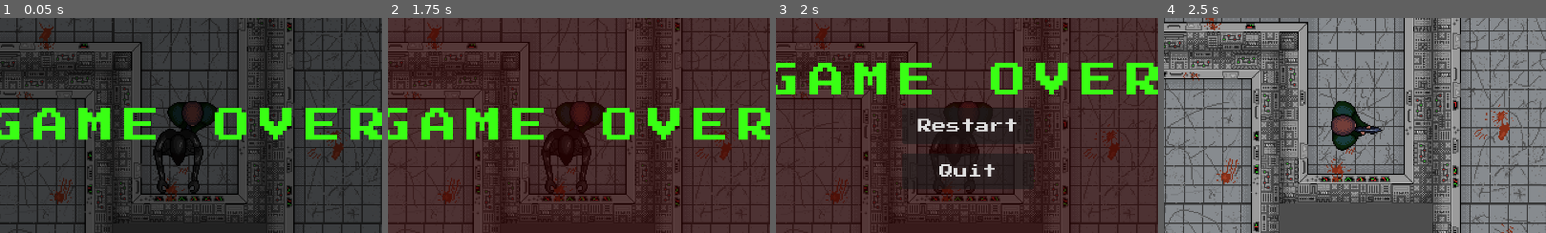
Above: before the commit, frames 1-4 (left to right).
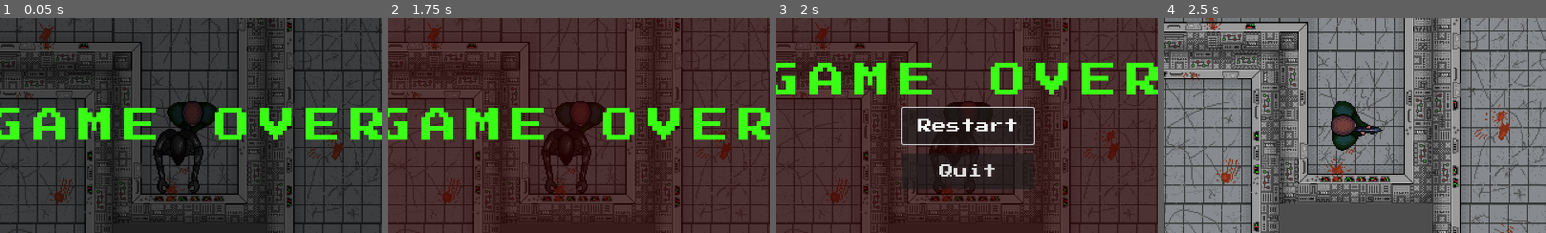
Above: after the commit, the same moments.

Repository: Ben1980/yaab
Game: Godot game, scene res://levels/level.tscn
The game is run twice, just before and just after one commit, with the same random seed, the same clock (stepped at 60 frames per second) and the same inputs.
Inputs (mouse positions are % of the whole screen's width and height, from its top left):
- Up to frame 1 (0.05 s): no input
- Up to frame 2 (1.75 s): tap Enter at 0.5 s; move the mouse to (72, 45) at 0.52 s; hold W (move_up) 0.53-1.28 s; hold Shift (player_run) 0.53-1.28 s; click (72, 45) at 0.67 s; tap Space at 1.25 s; move the mouse to (30, 55) at 1.27 s; hold S (move_down) from 1.28 s (still down); click (30, 55) at 1.35 s
- Up to frame 3 (2 s): keep holding S (move_down)
- Up to frame 4 (2.5 s): release S (move_down) at 2 s; click "Restart" at 2 s
The pictures show only the part of the screen within x 25-75%, y 25-75%; the shares and areas given below are measured in that part.

Frames 1-2 are identical in both runs. In frame 3, 0.4% of the frame differs, in the area x 32-68%, y 41-60%; in frame 4, nothing differs.

Commit message:
quit and restart via controller

Diff:
--- a/levels/level.gd
+++ b/levels/level.gd
@@ -62,6 +62,7 @@
 	tween.tween_property($GameOverLayer/GameOverScreen/ColorRect, "modulate",  Color(0.5,0,0, 0.8), color_transition_duration).set_trans(Tween.TRANS_SINE).set_ease(Tween.EASE_IN_OUT)
 	tween.tween_callback(restart_button.show).set_delay(1)
 	tween.tween_callback(quit_button.show)
+	tween.tween_callback(restart_button.grab_focus)
 
 
 func _on_restart_pressed() -> void:
--- a/levels/level.tscn
+++ b/levels/level.tscn
@@ -122,6 +122,7 @@
 layout_mode = 2
 size_flags_horizontal = 4
 size_flags_vertical = 4
+focus_neighbor_bottom = NodePath("../Quit")
 theme_override_constants/outline_size = 0
 theme_override_constants/h_separation = 4
 theme_override_fonts/font = SubResource("FontVariation_gjl0y")
@@ -133,6 +134,7 @@
 layout_mode = 2
 size_flags_horizontal = 4
 size_flags_vertical = 4
+focus_neighbor_top = NodePath("../Restart")
 theme_override_fonts/font = SubResource("FontVariation_vnv7o")
 theme_override_font_sizes/font_size = 24
 text = "Quit"
--- a/project.godot
+++ b/project.godot
@@ -24,6 +24,14 @@
 
 [input]
 
+ui_accept={
+"deadzone": 0.5,
+"events": [Object(InputEventKey,"resource_local_to_scene":false,"resource_name":"","device":0,"window_id":0,"alt_pressed":false,"shift_pressed":false,"ctrl_pressed":false,"meta_pressed":false,"pressed":false,"keycode":4194309,"physical_keycode":0,"key_label":0,"unicode":0,"location":0,"echo":false,"script":null)
+, Object(InputEventKey,"resource_local_to_scene":false,"resource_name":"","device":0,"window_id":0,"alt_pressed":false,"shift_pressed":false,"ctrl_pressed":false,"meta_pressed":false,"pressed":false,"keycode":4194310,"physical_keycode":0,"key_label":0,"unicode":0,"location":0,"echo":false,"script":null)
+, Object(InputEventKey,"resource_local_to_scene":false,"resource_name":"","device":0,"window_id":0,"alt_pressed":false,"shift_pressed":false,"ctrl_pressed":false,"meta_pressed":false,"pressed":false,"keycode":32,"physical_keycode":0,"key_label":0,"unicode":32,"location":0,"echo":false,"script":null)
+, Object(InputEventJoypadButton,"resource_local_to_scene":false,"resource_name":"","device":-1,"button_index":1,"pressure":0.0,"pressed":false,"script":null)
+]
+}
 move_down={
 "deadzone": 0.2,
 "events": [Object(InputEventKey,"resource_local_to_scene":false,"resource_name":"","device":0,"window_id":0,"alt_presse …(189 unchanged characters)…
